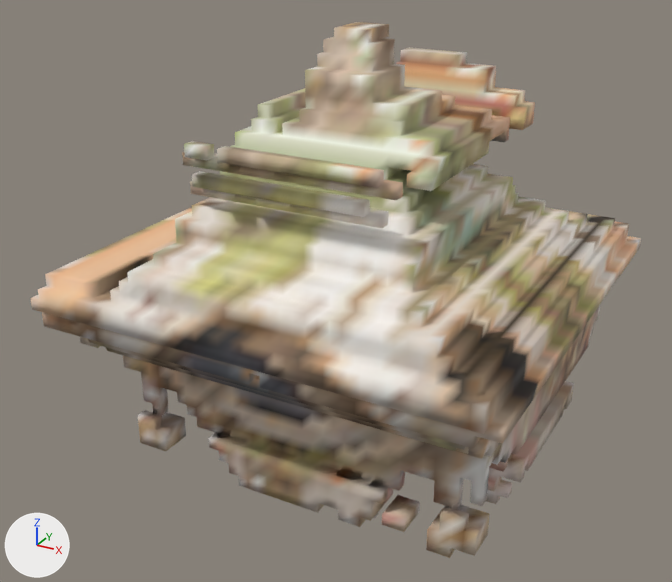
Two versions of the glTF model example/mascotte/test1/generated/sheet4/scans/L4/sheet4_L4.glb, one commit apart.
Before and after are seen from a 50 mm lens placed at (1.52, -3.04, 2.74), pointed at (-0.08, -0.12, 1.28). The lights are fixed; the arrows at lower left show +X, +Y and +Z. The picture after the commit comes second.

Names of what the first picture shows: 'BPT_sheet4_L4'.
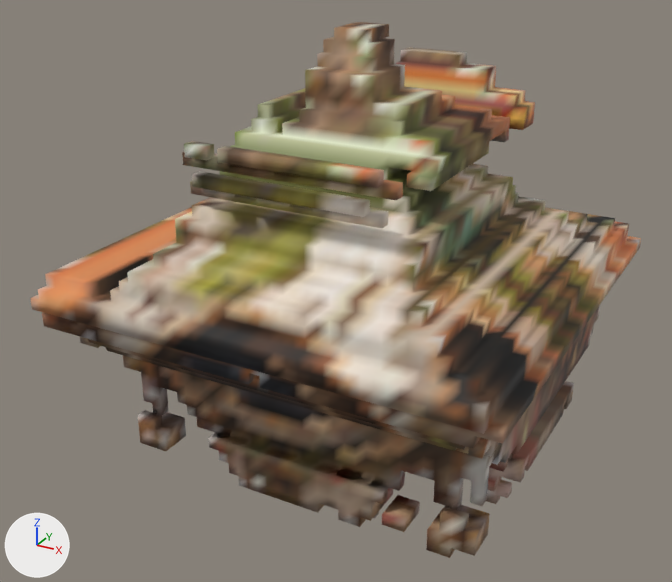
Changed parts and their boxes (x1, y1, x2, y2) in the pictures (672 x 582 px):
part 1 of me_bpt_sheet4_l4, recoloured (darker)
    both: (30, 22, 641, 558)

The edits, one by one:
me_bpt_sheet4_l4 has 11108 vertices, 22508 faces and spans x -0.83..0.88, y -0.96..0.83, z 0.29..2.29.
me_bpt_sheet4_l4 is used by ob_bpt_sheet4_l4; location (0.0, 0.0, 0.0).
me_bpt_sheet4_l4 part 1: 22102 faces centred in x -0.83..0.88, y -0.96..0.83, z 0.29..2.29 are repainted in the vertex colours, in many colours.
